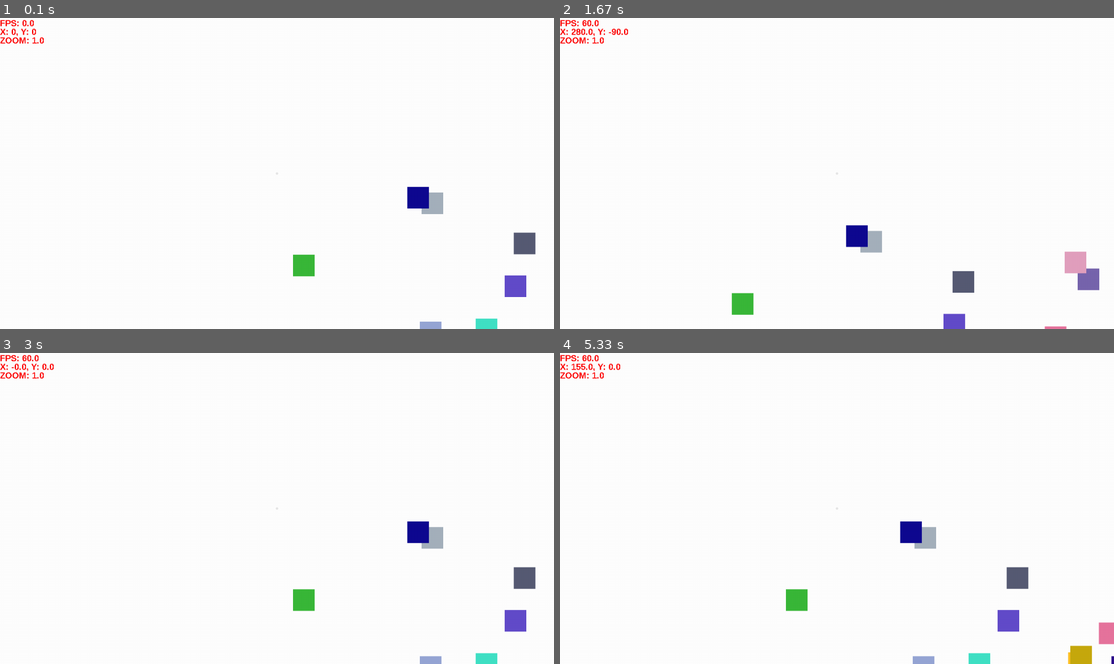
Above: before the commit, frames 1-4 (two rows, left to right).
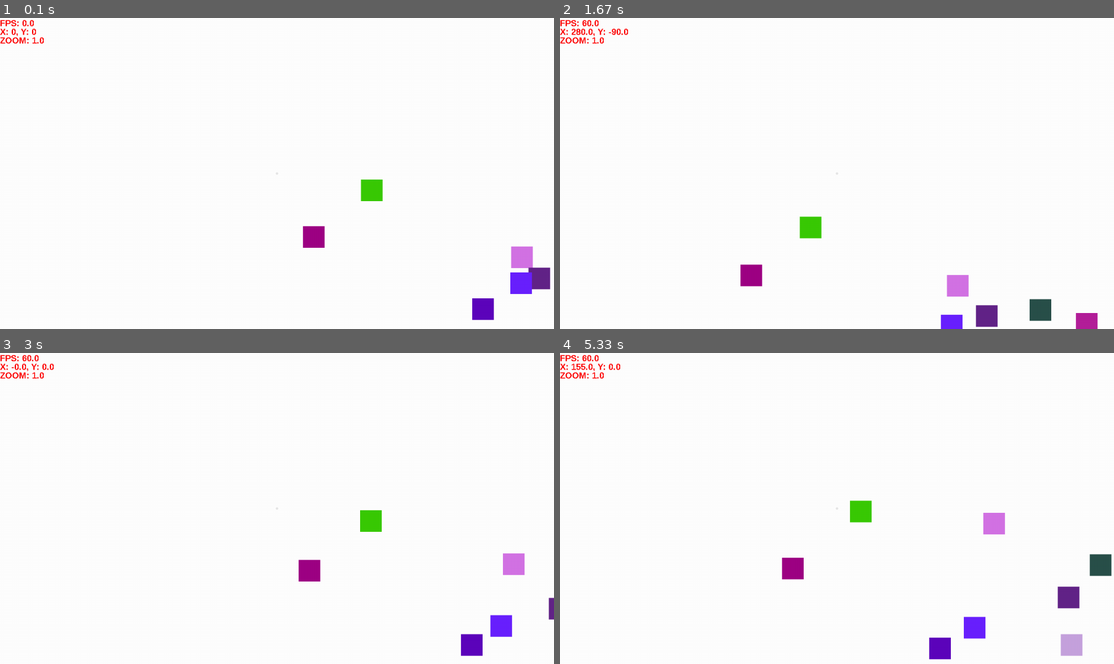
Above: after the commit, the same moments.

Repository: Jonesgamings/Pygame-Game-Engine
Game: pygame game, started from screen.py
Two runs of this game, one before a commit and one after it. Both use one fixed random seed, a clock stepped at 60 frames per second and the inputs below.
Inputs:
- Up to frame 1 (0.1 s): no input
- Up to frame 2 (1.67 s): hold Right 0.33-0.8 s; hold Up 0.83-1.13 s; hold Right 1.17-1.63 s
- Up to frame 3 (3 s): hold Left 1.67-2.2 s; hold Down 2.23-2.53 s; hold Left 2.57-2.97 s
- Up to frame 4 (5.33 s): hold Up 3-3.37 s; hold Right 3.4-4.03 s; hold Down 4.07-4.43 s; hold Left 4.47-4.93 s; hold Right from 4.97 s (still down)

The runs differ from the first frame. In frame 1, 2.9% of the frame differs, in the area x 52-100%, y 51-100%; in frame 2, 3.3%; in frame 3, 2.9%; in frame 4, 4.2%, in the area x 40-100%, y 47-100%.

Commit message:
Added Gravity Object

Diff:
--- a/object.py
+++ b/object.py
@@ -1,8 +1,10 @@
 import pygame
+import math
 
 class Object:
 
     def __init__(self, pos, sprite: pygame.Surface) -> None:
+        self.type = "DEFAULT"
         self.pos = pos
         self.sprite = sprite
         self.rect = self.sprite.get_rect()
@@ -53,3 +55,40 @@
         height = jsonFile["HEIGHT"]
         imageRaw = jsonFile["IMAGE"]
         return Object(pos, imageRaw)
+
+class GravityObject(Object):
+
+    GRAVCONSTANT = 1
+
+    def __init__(self, pos, sprite: pygame.Surface, mass) -> None:
+        super().__init__(pos, sprite)
+        self.type = "GRAVITY_OBJECT"
+        self.mass = mass
+        self.vx = 0
+        self.vy = 0
+
+    def update(self, game):
+        super().update(game)
+        for object in game.map.objects:
+            if object.type == self.type:
+                changeX = self.pos[0] - object.pos[0]
+                changeY = self.pos[1] - object.pos[1]
+                distance = changeX ** 2 + changeY ** 2
+
+                if changeX == 0:
+                    angle = 0
+
+                elif changeY == 0:
+                    angle = 90
+
+                else:
+                    angle = math.atan2(changeY, changeX)
+
+                if distance > 0.0:
+                    force = (GravityObject.GRAVCONSTANT * self.mass * self.mass) / distance
+                    Xforce = force * math.cos(angle)
+                    Yforce = force * math.sin(angle)
+                    self.vx += Xforce
+                    self.vy += Yforce
+
+        self.moveBy(self.vx, self.vy)
--- a/screen.py
+++ b/screen.py
@@ -1,6 +1,6 @@
 import pygame
 import json
-from object import Object
+from object import Object, GravityObject
 from random import randint
 from time import time
 
@@ -105,7 +105,6 @@
             gametime = time() - start
 
             dt = (gametime - lastTick) * self.clock.get_fps()
-            print(dt)
 
             for event in pygame.event.get():
                 if event.type == pygame.QUIT:
@@ -118,6 +117,7 @@
                 self.doZoomInputs(event, dt)
 
             self.doMoveInputs(dt)
+            self.updateObjects()
 
             self.screen.fill(WHITE)
             self.displayObjects()
@@ -213,8 +213,8 @@
             self.objects.append(toAdd)
 
 if __name__ == "__main__":
-    MAXOBJECTS = 5000
-    MAXCOORD = 10000
+    MAXOBJECTS = 30
+    MAXCOORD = 1000
     MINCOORD = 0
 
     surf = pygame.Surface((50, 50), pygame.SRCALPHA)
@@ -227,7 +227,7 @@
         surf.fill((randint(0, 255), randint(0, 255), randint(0, 255)))
         x = randint(MINCOORD, MAXCOORD)
         y = randint(MINCOORD, MAXCOORD)
-        obj = Object((x, y), surf)
+        obj = GravityObject((x, y), surf, 3)
         game.addObject(obj)
 
     game.mainloop()
